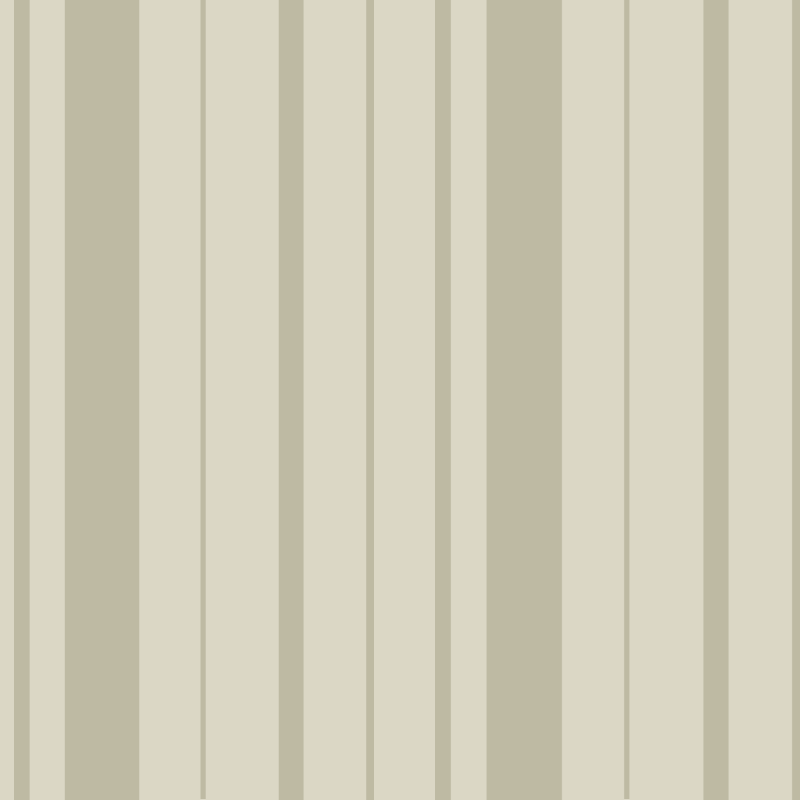
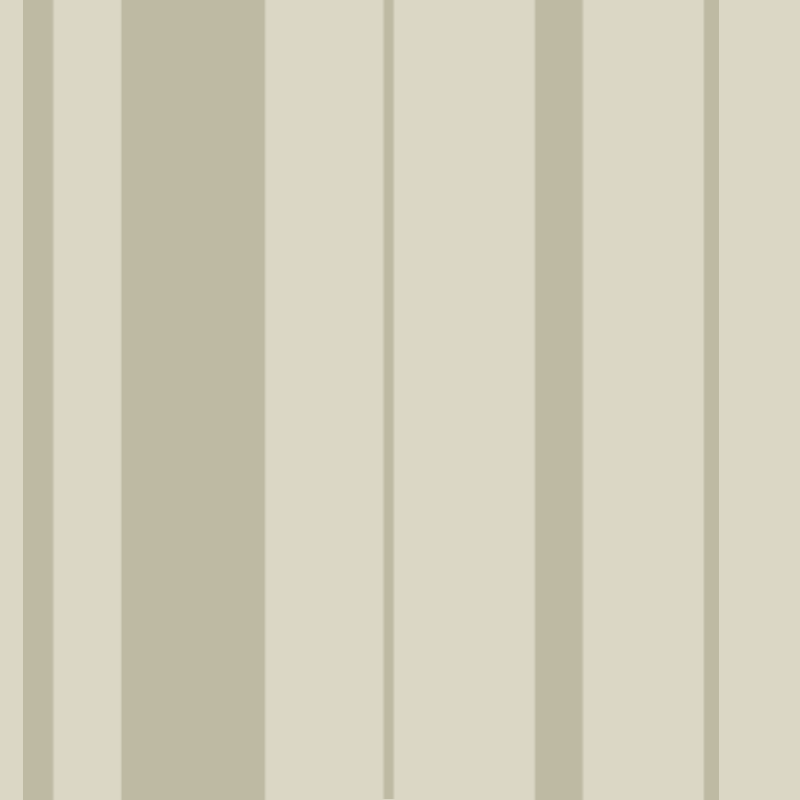
Comparing the layer stacks of the two (800, 800) images. Changes:
hid "Layer 2 copy 2" over [435, 0, 800, 800]
painted on "Layer 2" over [14, 0, 705, 800]
